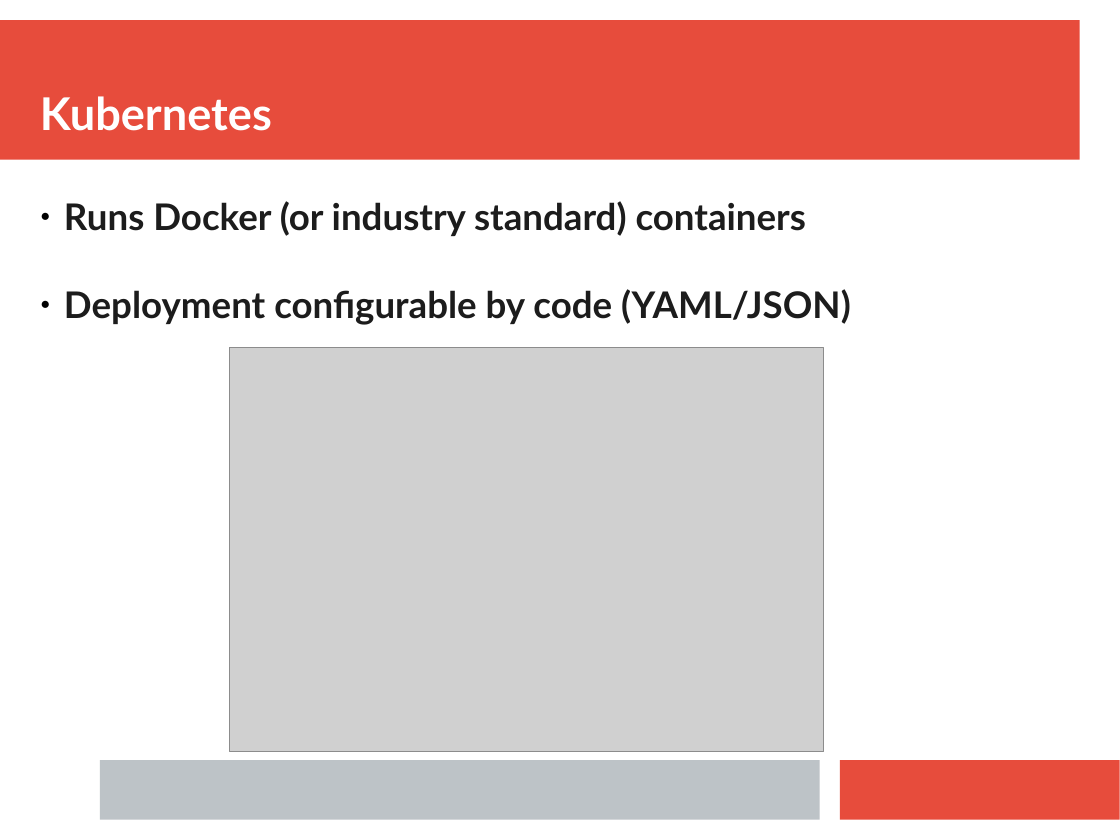
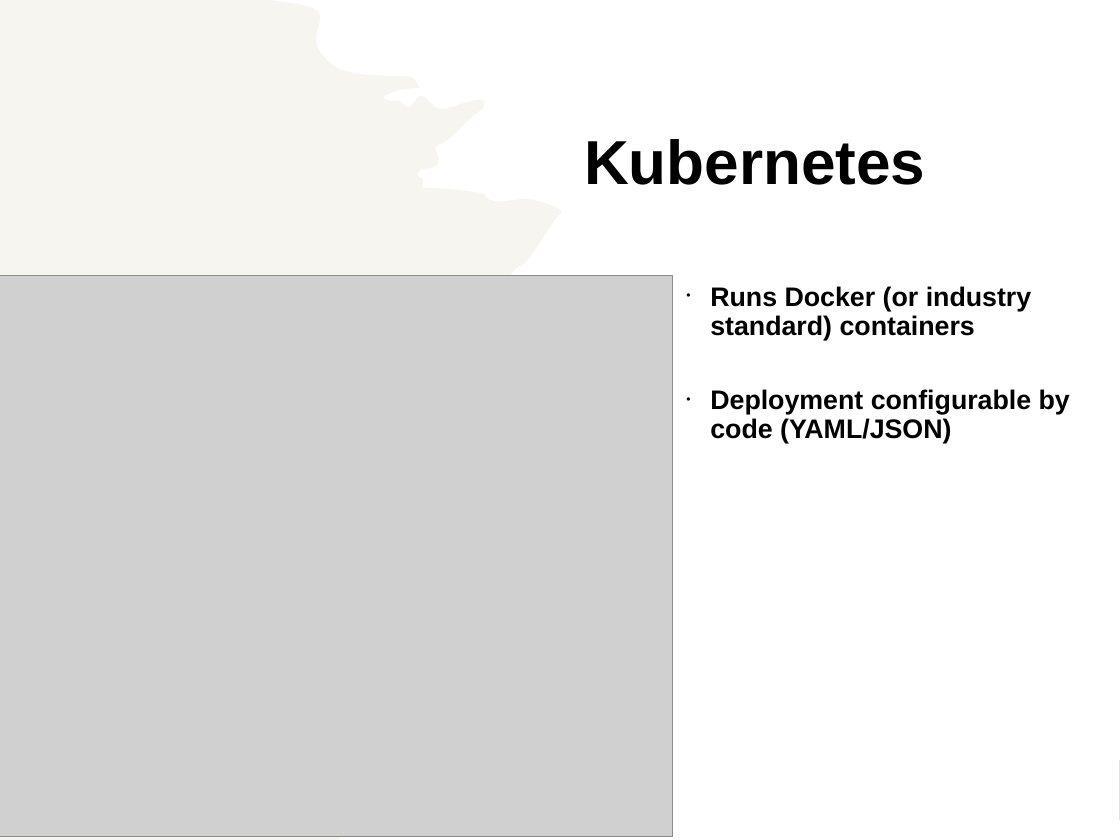
Before and after one commit to ianmiell/gitops-first-steps, a slide deck: slide 24 of slides/gitops_first_steps.pptx. Drawn at 1120x840 pixels with LibreOffice and Linux fonts; fonts in the diff are those of the drawing; grey boxes stand for pictures. Boxes give left, top, right and bottom in pixels: in the first picture for what was removed or moved away, otherwise in the second. Text is boxed around its words. In the diff, an @@ line names an element or a change of style, - is before the commit and + after.

```diff
--- a/slides/gitops_first_steps.pptx
+++ b/slides/gitops_first_steps.pptx
@@ rectangle added at (x1=0, y1=0, x2=1120, y2=840), fill #FFFFFF @@
@@ freeform shape added at (x1=0, y1=0, x2=562, y2=840), fill #EEECE1 at 50% opacity @@
@@ text "Kubernetes" moved from (x1=40, y1=96, x2=272, y2=131) to (x1=584, y1=139, x2=925, y2=185) @@
@@ text "Kubernetes" at (x1=584, y1=139, x2=925, y2=185): size 32 to 44 pt, font Lato to Arial, text colour #FFFFFF to #000000; line spacing 1 to 0.9; more space between paragraphs; vertical alignment bottom to middle @@
@@ text "Runs Docker (or industry standard) ..." moved from (x1=64, y1=201, x2=851, y2=325) to (x1=710, y1=286, x2=1070, y2=444) @@
@@ text "Runs Docker (or industry standard) ..." at (x1=710, y1=286, x2=1070, y2=444): size 26 to 19 pt, font Lato to Arial, text colour #1C1C1C to #000000; bullet ● to •; line spacing 1 to 0.9; more space between paragraphs @@
@@ picture resized from (x1=230, y1=348, x2=824, y2=752) to (x1=0, y1=275, x2=673, y2=836) @@
@@ rectangle removed at (x1=100, y1=760, x2=819, y2=820) @@
```
Also in this commit, not shown: 33 other slides changed, 1 other file.
